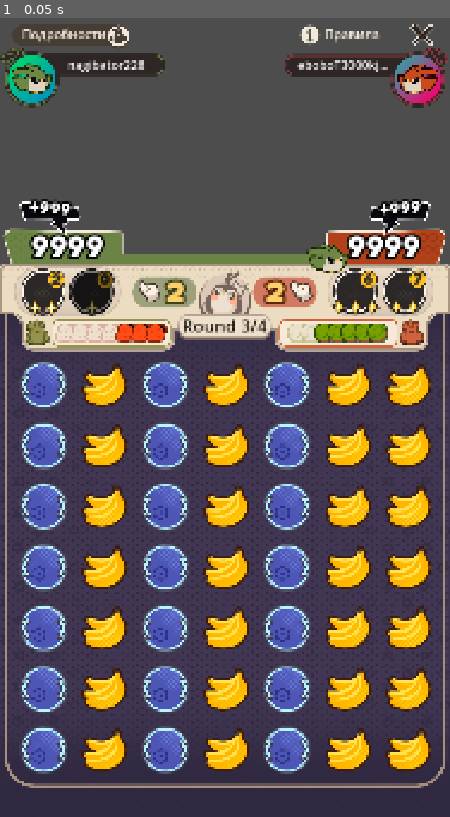
Above: before the commit, frame 1.
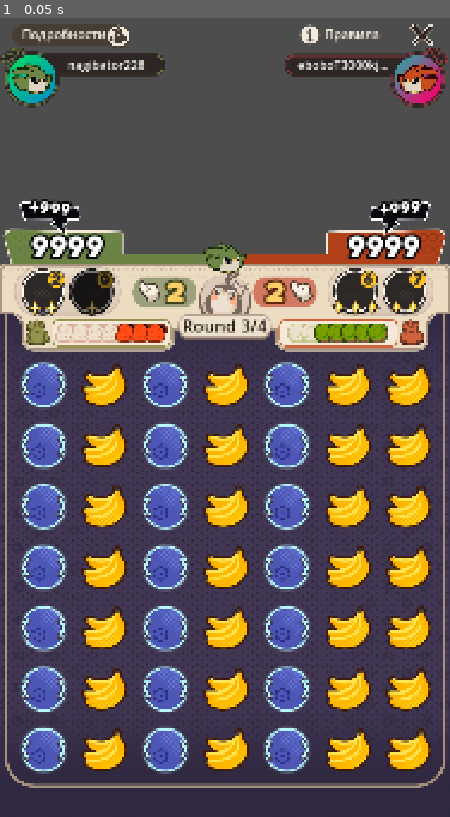
Above: after the commit, the same moment.

Repository: kakachaDev/origami-battle-godot
Game: Godot game, scene res://Assets/Scenes/game.tscn
Two runs of this game, one before a commit and one after it. Both use one fixed random seed, a clock stepped at 60 frames per second and the inputs below. The project has no main scene, so this scene is started directly.
Inputs:
- Up to frame 1 (0.05 s): no input

The runs differ from the first frame. In frame 1, 0.6% of the frame differs, in the area x 45-78%, y 28-32%.

Commit message:
Add ScoreLine prefab with smooth progress bar and point sprite switching
- ScoreLine.gd: @tool Control with min/max/value, smooth_speed, point_sprite_positive/negative exports
- Foreground width driven by anchor_right = (value - min) / (max - min)
- Point sprite switches to negative variant when value < 0
- Smooth animation via lerpf in _process, configurable speed (smooth_speed=0 snaps instantly)
- ScoreLine.tscn prefab in Assets/Prefabs/
- Replace inline ScoreLine tree in game.tscn with prefab instance

Co-Authored-By: Claude Sonnet 4.6 <noreply@anthropic.com>

Diff:
--- /dev/null
+++ b/Assets/Prefabs/ScoreLine.tscn
@@ -0,0 +1,44 @@
+[gd_scene format=3 uid="uid://cscoreline001"]
+
+[ext_resource type="Script" path="res://Assets/Scripts/ScoreLine.gd" id="1_script"]
+[ext_resource type="Texture2D" uid="uid://bxy5s38vjjyb7" path="res://Assets/Sprites/Hotbar/SCORE_BIRD_GREEN.png" id="2_green"]
+[ext_resource type="Texture2D" uid="uid://3tk14n41m3lg" path="res://Assets/Sprites/Hotbar/SCORE_BIRD_RED.png" id="3_red"]
+
+[node name="ScoreLine" type="Control"]
+offset_right = 495.0
+offset_bottom = 22.0
+script = ExtResource("1_script")
+point_sprite_positive = ExtResource("2_green")
+point_sprite_negative = ExtResource("3_red")
+
+[node name="Background" type="ColorRect" parent="."]
+layout_mode = 1
+anchors_preset = 15
+anchor_right = 1.0
+anchor_bottom = 1.0
+grow_horizontal = 2
+grow_vertical = 2
+color = Color(0.6901961, 0.25490198, 0.101960786, 1)
+
+[node name="Foreground" type="ColorRect" parent="."]
+layout_mode = 1
+anchor_right = 0.5
+anchor_bottom = 1.0
+grow_horizontal = 2
+grow_vertical = 2
+color = Color(0.41960785, 0.5176471, 0.27058825, 1)
+
+[node name="Point" type="TextureRect" parent="Foreground"]
+layout_mode = 1
+anchor_left = 1.0
+anchor_top = 0.5
+anchor_right = 1.0
+anchor_bottom = 0.5
+offset_left = -51.0
+offset_top = -37.0
+offset_right = 51.0
+offset_bottom = 37.0
+grow_horizontal = 0
+grow_vertical = 2
+pivot_offset_ratio = Vector2(0.5, 0.5)
+texture = ExtResource("2_green")
--- a/Assets/Scenes/game.tscn
+++ b/Assets/Scenes/game.tscn
@@ -27,6 +27,7 @@
 [ext_resource type="Texture2D" uid="uid://cur5e5o0768fx" path="res://Assets/Sprites/Gems/Bomb_LeftRight.png" id="25_1v65n"]
 [ext_resource type="Texture2D" uid="uid://wxul8g6hsc2v" path="res://Assets/Sprites/Gems/Banana_base.png" id="26_qudcs"]
 [ext_resource type="PackedScene" uid="uid://cactivskbase1" path="res://Assets/Prefabs/ActiveSkillBase.tscn" id="27_absk1"]
+[ext_resource type="PackedScene" uid="uid://cscoreline001" path="res://Assets/Prefabs/ScoreLine.tscn" id="28_scln1"]
 
 [sub_resource type="StyleBoxFlat" id="StyleBoxFlat_1umtg"]
 corner_radius_top_left = 1000
@@ -2549,7 +2550,7 @@
 horizontal_alignment = 1
 vertical_alignment = 1
 
-[node name="ScoreLine" type="Control" parent="HotBar" unique_id=1683750984]
+[node name="ScoreLine" parent="HotBar" instance=ExtResource("28_scln1")]
 layout_mode = 1
 anchor_left = 0.5
 anchor_top = 0.38900003
@@ -2561,40 +2562,6 @@
 offset_bottom = 10.890991
 grow_horizontal = 2
 grow_vertical = 2
-
-[node name="Background" type="ColorRect" parent="HotBar/ScoreLine" unique_id=1453583845]
-layout_mode = 1
-anchors_preset = 15
-anchor_right = 1.0
-anchor_bottom = 1.0
-grow_horizontal = 2
-grow_vertical = 2
-color = Color(0.6901961, 0.25490198, 0.101960786, 1)
-
-[node name="Foreground" type="ColorRect" parent="HotBar/ScoreLine" unique_id=1750473687]
-layout_mode = 1
-anchors_preset = 15
-anchor_right = 1.0
-anchor_bottom = 1.0
-grow_horizontal = 2
-grow_vertical = 2
-color = Color(0.41960785, 0.5176471, 0.27058825, 1)
-
-[node name="Point" type="TextureRect" parent="HotBar/ScoreLine/Foreground" unique_id=1109206188]
-layout_mode = 1
-anchors_preset = 6
-anchor_left = 1.0
-anchor_top = 0.5
-anchor_right = 1.0
-anchor_bottom = 0.5
-offset_left = -51.0
-offset_top = -37.0
-offset_right = 51.0
-offset_bottom = 37.0
-grow_horizontal = 0
-grow_vertical = 2
-pivot_offset_ratio = Vector2(0.5, 0.5)
-texture = ExtResource("7_gvrie")
 
 [node name="L_ActiveSkillSlots" type="Control" parent="HotBar" unique_id=1380575174]
 layout_mode = 1
--- /dev/null
+++ b/Assets/Scripts/ScoreLine.gd
@@ -0,0 +1,62 @@
+@tool
+extends Control
+class_name ScoreLine
+
+@export var min_value: float = -100.0
+@export var max_value: float = 100.0
+
+@export var value: float = 0.0:
+	set(v):
+		value = clampf(v, min_value, max_value)
+		_update_point_sprite()
+
+@export var point_sprite_positive: Texture2D:
+	set(v):
+		point_sprite_positive = v
+		_update_point_sprite()
+
+@export var point_sprite_negative: Texture2D:
+	set(v):
+		point_sprite_negative = v
+		_update_point_sprite()
+
+@export var smooth_speed: float = 5.0
+
+var _display_ratio: float = 0.5
+
+func _ready() -> void:
+	_display_ratio = _value_to_ratio(value)
+	_apply_ratio(_display_ratio)
+	_update_point_sprite()
+
+func _process(delta: float) -> void:
+	var target_ratio := _value_to_ratio(value)
+	if smooth_speed <= 0.0:
+		if _display_ratio != target_ratio:
+			_display_ratio = target_ratio
+			_apply_ratio(_display_ratio)
+		return
+	if absf(_display_ratio - target_ratio) < 0.001:
+		return
+	_display_ratio = lerpf(_display_ratio, target_ratio, smooth_speed * delta)
+	_apply_ratio(_display_ratio)
+
+func _value_to_ratio(v: float) -> float:
+	if is_equal_approx(max_value, min_value):
+		return 0.5
+	return (v - min_value) / (max_value - min_value)
+
+func _apply_ratio(ratio: float) -> void:
+	var fg := get_node_or_null("Foreground") as ColorRect
+	if fg == null:
+		return
+	fg.anchor_right = ratio
+	fg.offset_right = 0.0
+
+func _update_point_sprite() -> void:
+	if not is_node_ready():
+		return
+	var point := get_node_or_null("Foreground/Point") as TextureRect
+	if point == null:
+		return
+	point.texture = point_sprite_negative if value < 0.0 else point_sprite_positive
